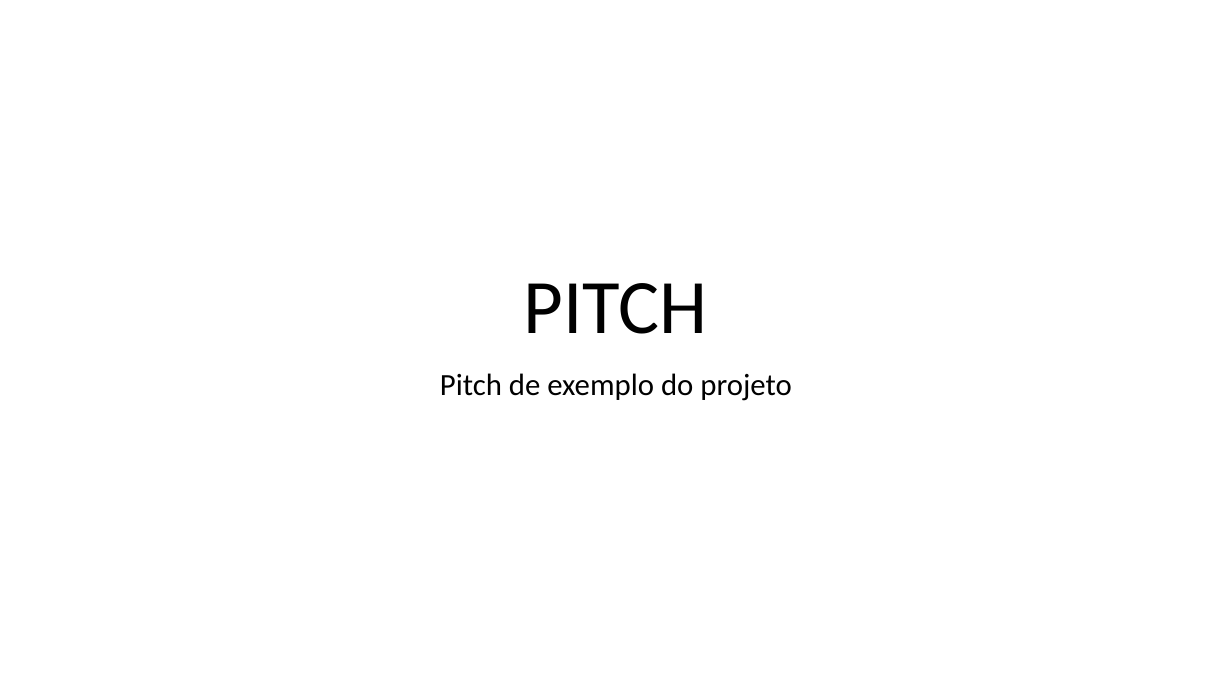
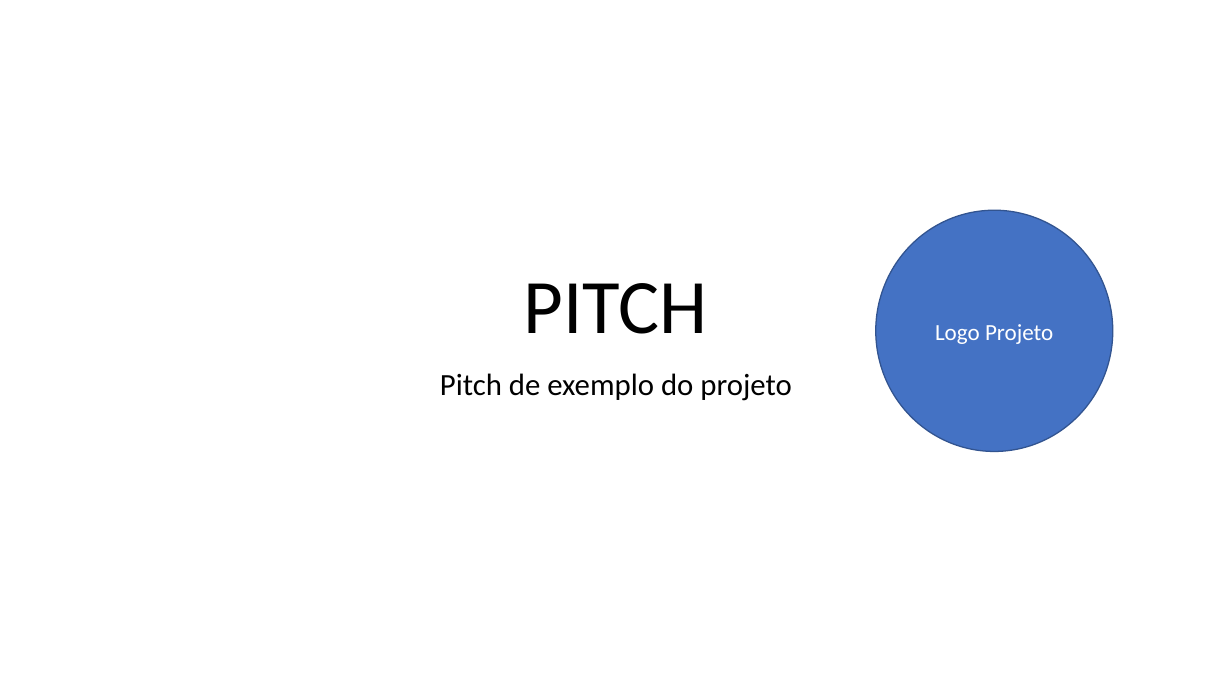
Before and after one commit to enricotm-fiap/3SIT-ExemploGit-2024, a slide deck: slide 1 of PastaDocumentos/PITCH.pptx. Drawn at 1232x693 pixels with LibreOffice and Linux fonts; fonts in the diff are those of the drawing. Boxes give left, top, right and bottom in pixels: in the first picture for what was removed or moved away, otherwise in the second. Text is boxed around its words. In the diff, an @@ line names an element or a change of style, - is before the commit and + after.

Commit message:
2a versão do PITCH com logo adicionado

```diff
--- a/PastaDocumentos/PITCH.pptx
+++ b/PastaDocumentos/PITCH.pptx
@@ ellipse added at (x1=876, y1=211, x2=1114, y2=452), fill #4472C4, outline #325491 1 pt, 18 pt, text #FFFFFF @@
+Logo Projeto
```
